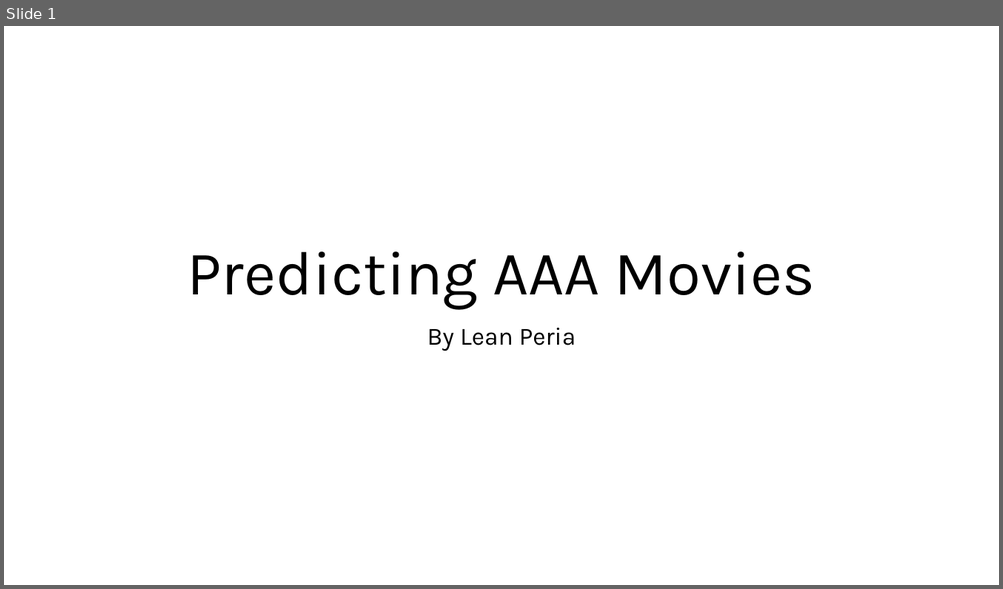
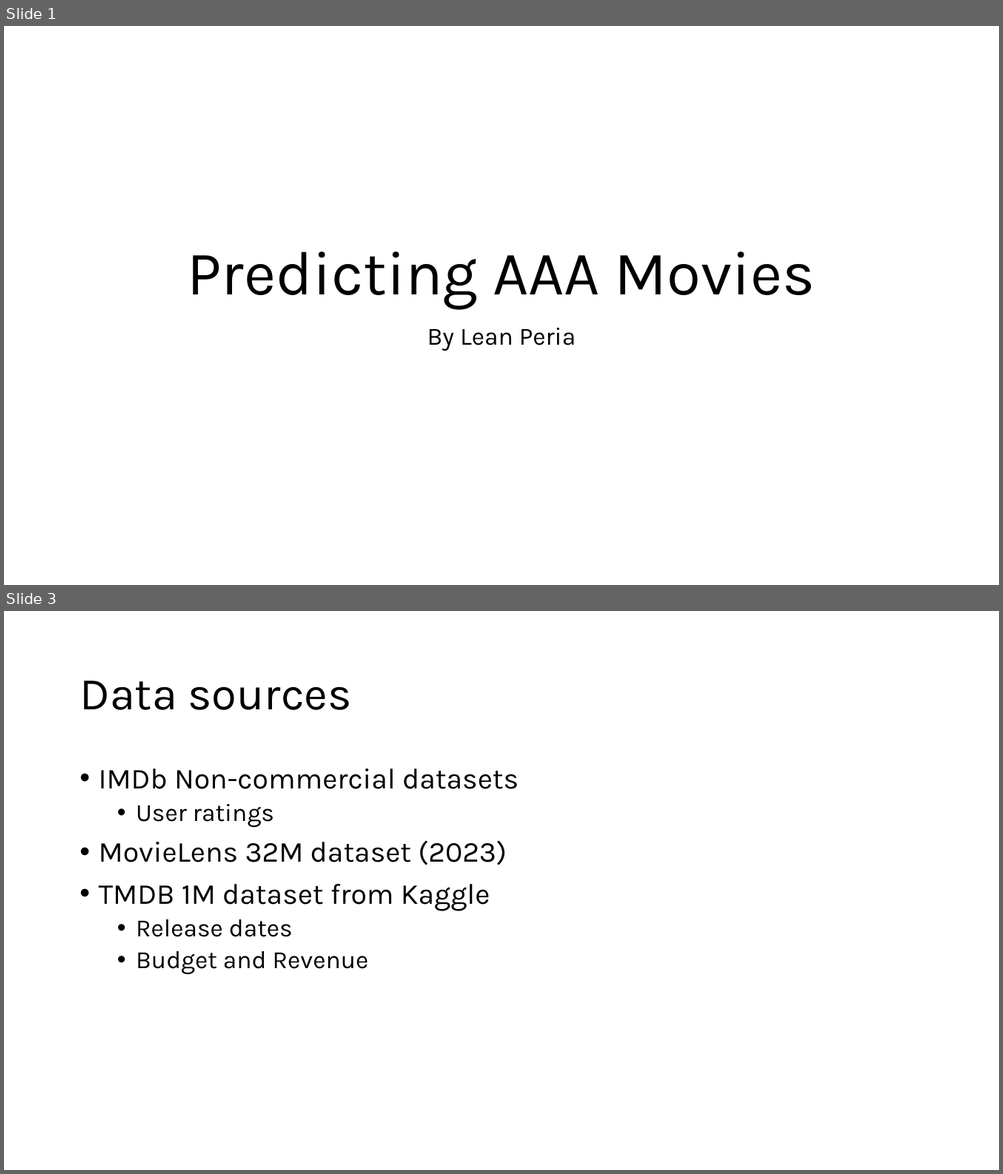
Before and after one commit to leanperia/MoviesRecommendedByLean, a slide deck: Slide Deck - Predicting AAA Movies.pptx. Shown one above the other, each under a label of ours: slide 1 before the commit, slides 1 and 3 after it; the slides between them are not shown. The pictures are 1003x589 and 1003x1174 pixels, drawn with LibreOffice and Linux fonts; fonts in the diff are those of the drawing. Boxes give left, top, right and bottom in pixels: in the first picture for what was removed or moved away, otherwise in the second. Text is boxed around its words. In the diff, an @@ line names an element or a change of style, - is before the commit and + after.

```diff
--- a/Slide Deck - Predicting AAA Movies.pptx
+++ b/Slide Deck - Predicting AAA Movies.pptx
@@ slide 3 added at (4,611,999,1170), background #FFFFFF @@
@@ title added at (79,681,352,710), 44 pt, text #000000 @@
+Data sources
@@ text added at (99,769,518,975), 28 pt, text #000000 @@
+• IMDb Non-commercial datasets
+  • User ratings
+• MovieLens 32M dataset (2023)
+• TMDB 1M dataset from Kaggle
+  • Release dates
+  • Budget and Revenue
```
Also in this commit, not shown: 12 other slides added, 1 slide removed, 3 other files.
